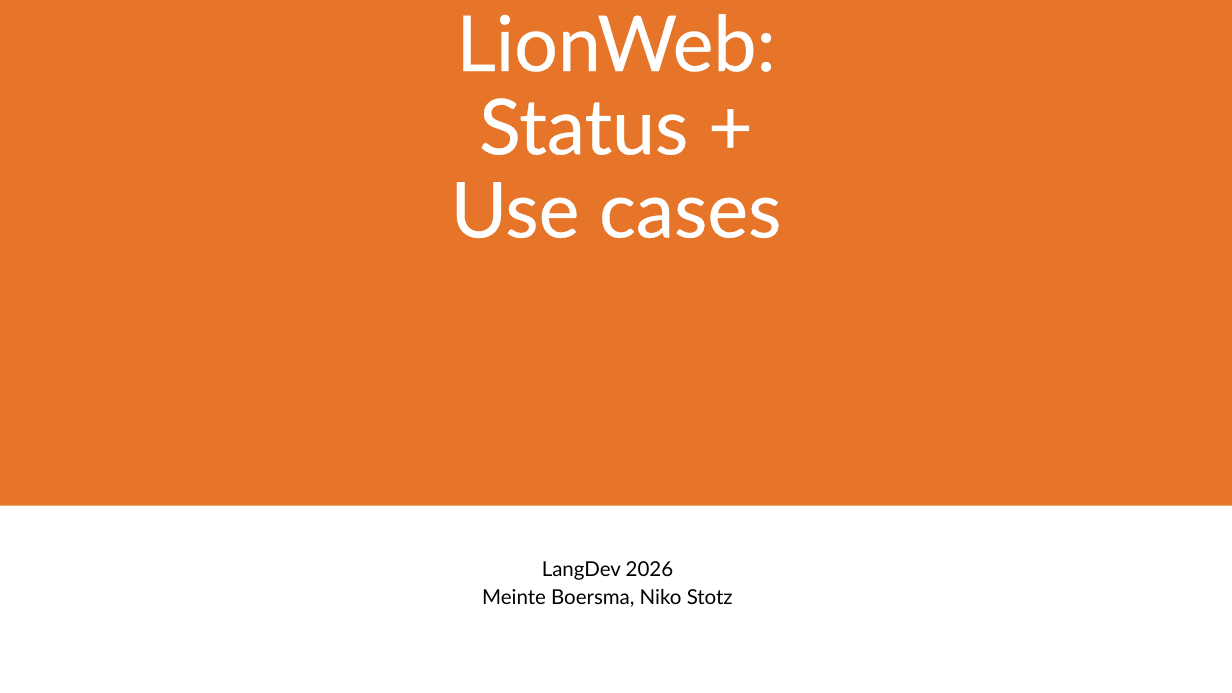
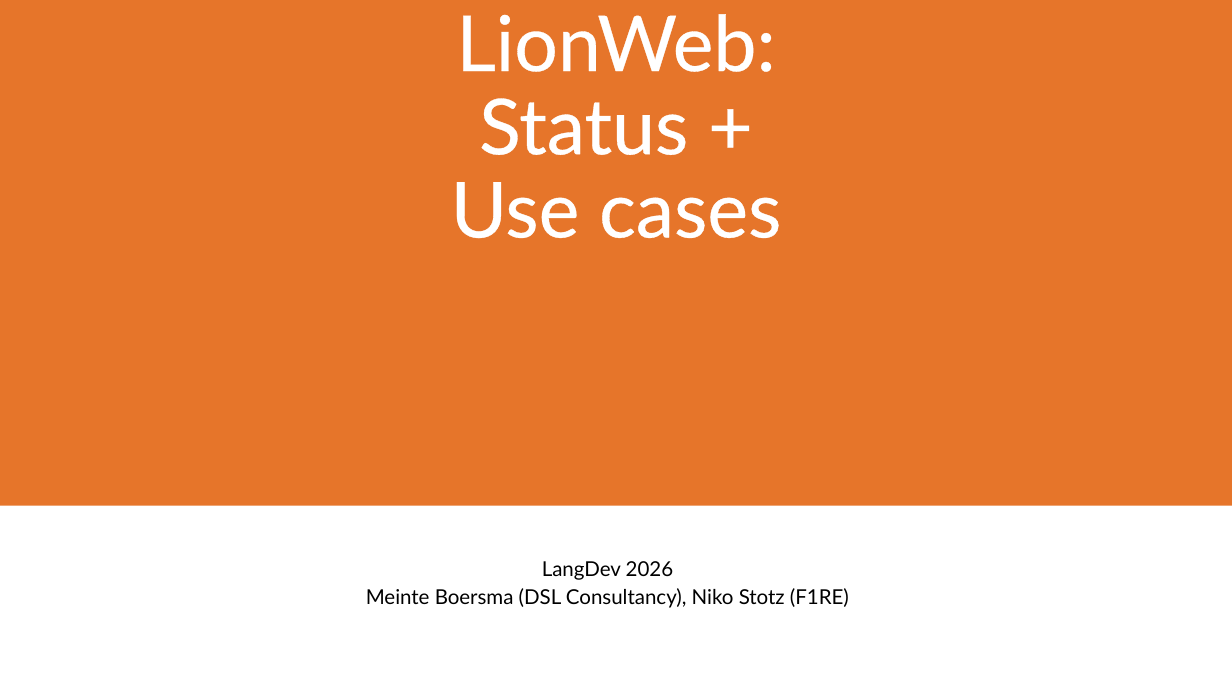
Before and after one commit to LionWeb-io/specification, a slide deck: slide 1 of conference-talks/LangDev/2026/LangDev 2026 Talk.pptx. Drawn at 1232x693 pixels with LibreOffice and Linux fonts; fonts in the diff are those of the drawing; background and template pictures are left out. Boxes give left, top, right and bottom in pixels: in the first picture for what was removed or moved away, otherwise in the second. Text is boxed around its words. In the diff, an @@ line names an element or a change of style, - is before the commit and + after.

```diff
--- a/conference-talks/LangDev/2026/LangDev 2026 Talk.pptx
+++ b/conference-talks/LangDev/2026/LangDev 2026 Talk.pptx
@@ subtitle at [366,588,849,608]: text changed @@
-Meinte Boersma, Niko Stotz
+Meinte Boersma (DSL Consultancy), Niko Stotz (F1RE)
```
Also in this commit, not shown: 3 other slides changed, 1 slide removed, 1 other file.
